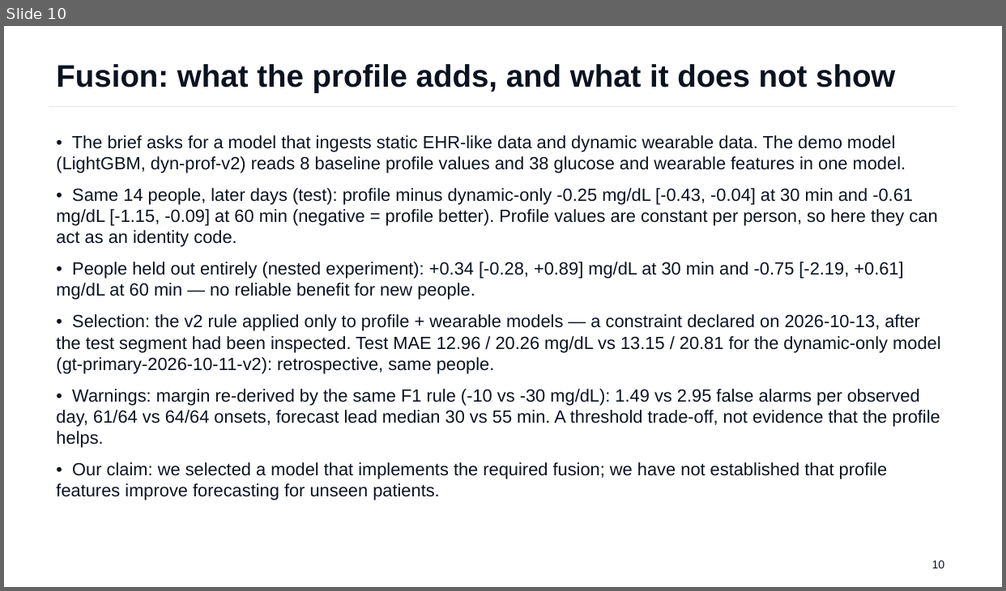
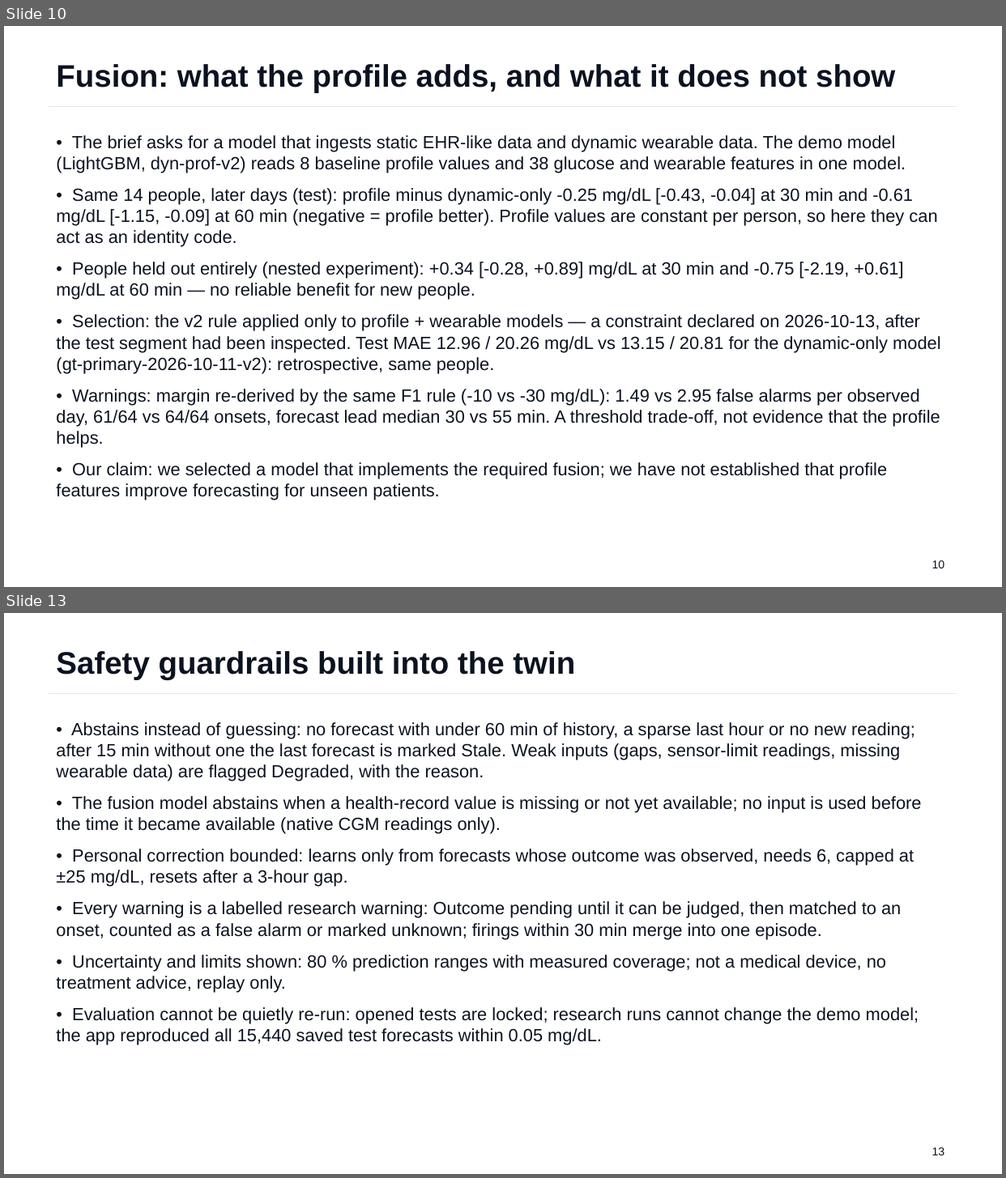
Before and after one commit to Avi36005/DigitalTwin-Challenge-Kryptonite, a slide deck: docs/submission/GlucoTwin_Presentation.pptx. Shown one above the other, each under a label of ours: slide 10 before the commit, slides 10 and 13 after it; the slides between them are not shown. The pictures are 1006x591 and 1006x1178 pixels, drawn with LibreOffice and Linux fonts; fonts in the diff are those of the drawing. Boxes give left, top, right and bottom in pixels: in the first picture for what was removed or moved away, otherwise in the second. Text is boxed around its words. In the diff, an @@ line names an element or a change of style, - is before the commit and + after.

Commit message:
research: two-hour benchmark results; deck, README and demo script updated
gt-2h-2026-10-20 (D-043), assessed once on people held out: the rule's choice (CGM-only Ridge or LightGBM per fold)
reached 30.6 mg/dL MAE at 120 min vs 35.9 for persistence (better for 14 of 14); the 120-minute warning caught 315
of 329 onsets at 1.62 false alarms per observed day with a median forecast lead of 15 min (IQR 5-65); ranges covered
76.5 % against 80 %. Profile (EHR-like) inputs again showed no reliable benefit at 120 min. Online/offline parity of
the packaged candidate passed. Nothing promoted; the demo model is unchanged.

README: a labelled two-hour row in Results at a glance and the 120-minute profile result in the fusion section.
Deck (23 slides): new "Safety guardrails built into the twin" (13) and "Research: warning two hours ahead" (19),
generated from the saved summary. Presentation outline renumbered. Demo script rewritten demo-first: about 12
minutes in the live app, including the guardrails readout, and about 8 minutes of slides.

```diff
--- a/docs/submission/GlucoTwin_Presentation.pptx
+++ b/docs/submission/GlucoTwin_Presentation.pptx
@@ slide 13 added at (4, 613, 1002, 1174), background #FFFFFF @@
@@ text added at (56, 651, 575, 680), 30 pt, text #0B1220, bold @@
+Safety guardrails built into the twin
@@ line added from (49, 694) to (957, 694), #E3E8EF 0.75 pt @@
@@ text added at (56, 722, 922, 1046), 17 pt, text #0B1220 @@
+• Abstains instead of guessing: no forecast with under 60 min of history, a sparse last hour or no new reading; after 15 min without one the last forecast is marked Stale. Weak inputs (gaps, sensor-limit readings, missing wearable data) are flagged Degraded, with the reason.
+• The fusion model abstains when a health-record value is missing or not yet available; no input is used before the time it became available (native CGM readings only).
+• Personal correction bounded: learns only from forecasts whose outcome was observed, needs 6, capped at ±25 mg/dL, resets after a 3-hour gap.
+• Every warning is a labelled research warning: Outcome pending until it can be judged, then matched to an onset, counted as a false alarm or marked unknown; firings within 30 min merge into one episode.
+• Uncertainty and limits shown: 80 % prediction ranges with measured coverage; not a medical device, no treatment advice, replay only.
+• Evaluation cannot be quietly re-run: opened tests are locked; research runs cannot change the demo model; the app reproduced all 15,440 saved test forecasts within 0.05 mg/dL.
@@ text added at (932, 1148, 945, 1156), 11 pt, text #0B1220 @@
+13
```
Also in this commit, not shown: 10 slides changed, 1 other slide added, 9 other files.
